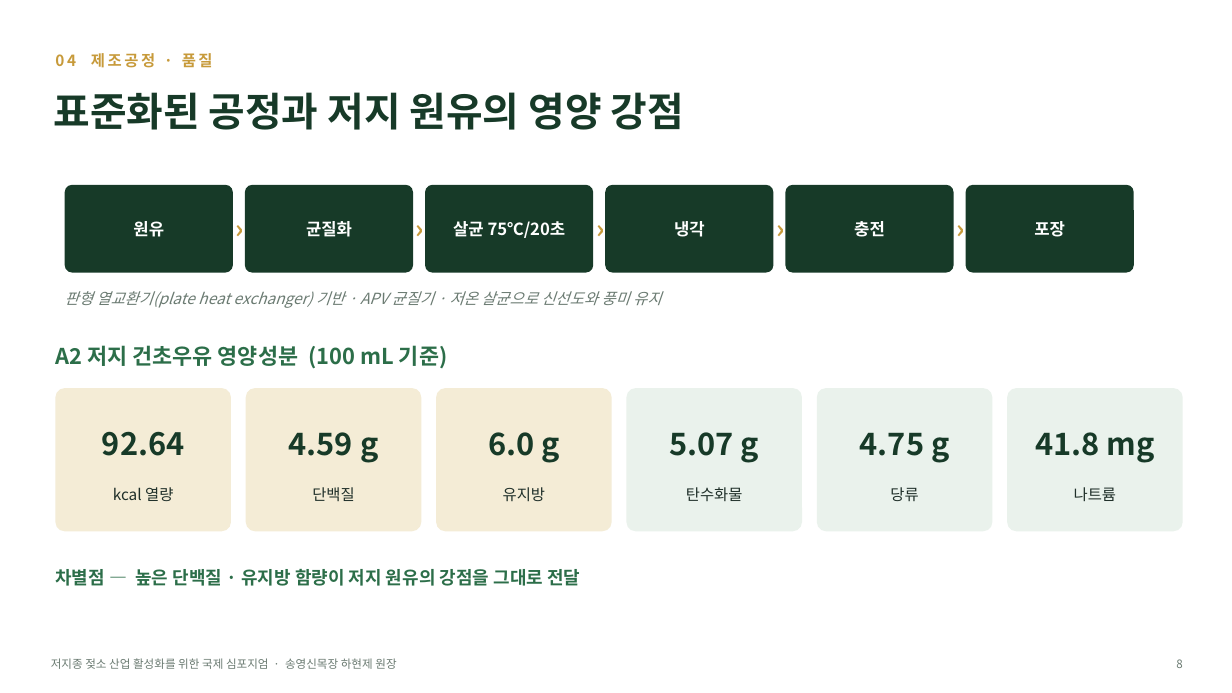
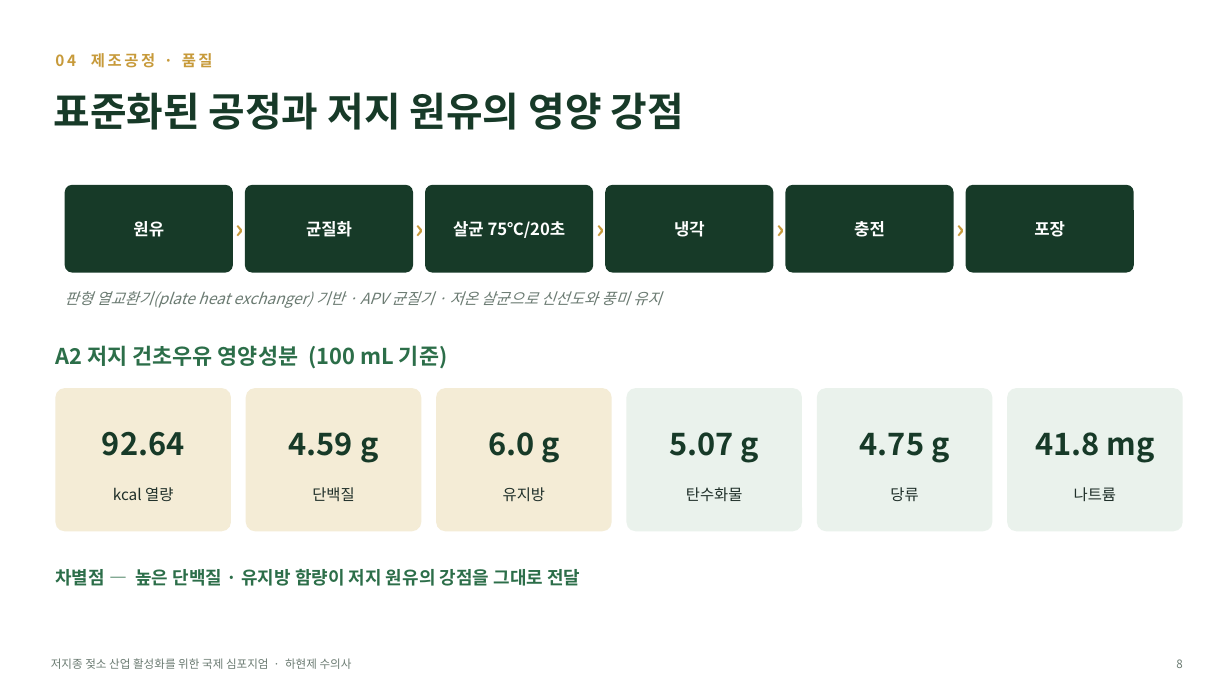
Before and after one commit to hhj3150/Dr-Ha--agent, a slide deck: slide 8 of deliverables/저지종_원유_산업화_사례_발표_송영신목장.pptx. Drawn at 1232x693 pixels with LibreOffice and Linux fonts; fonts in the diff are those of the drawing. Boxes give left, top, right and bottom in pixels: in the first picture for what was removed or moved away, otherwise in the second. Text is boxed around its words. In the diff, an @@ line names an element or a change of style, - is before the commit and + after.

```diff
--- a/deliverables/저지종_원유_산업화_사례_발표_송영신목장.pptx
+++ b/deliverables/저지종_원유_산업화_사례_발표_송영신목장.pptx
@@ text at <box>51,658,352,669</box>: text changed @@
-저지종 젖소 산업 활성화를 위한 국제 심포지엄 · 송영신목장 하현제 원장
+저지종 젖소 산업 활성화를 위한 국제 심포지엄 · 하현제 수의사
```
Also in this commit, not shown: 12 other slides changed.
